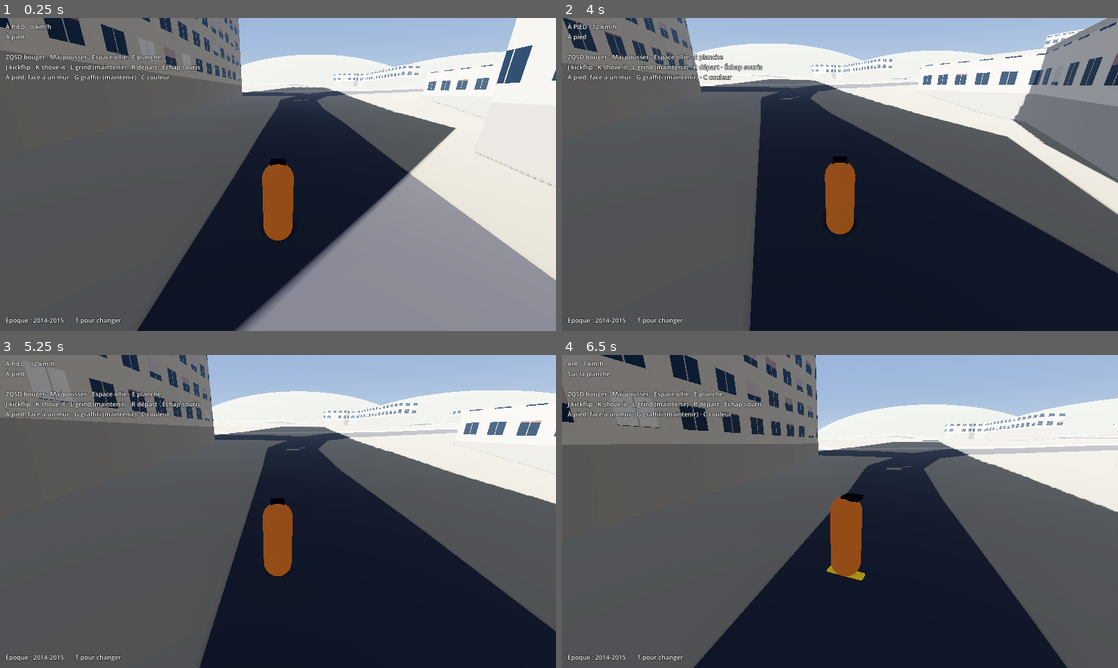
Above: before the commit, frames 1-4 (two rows, left to right).
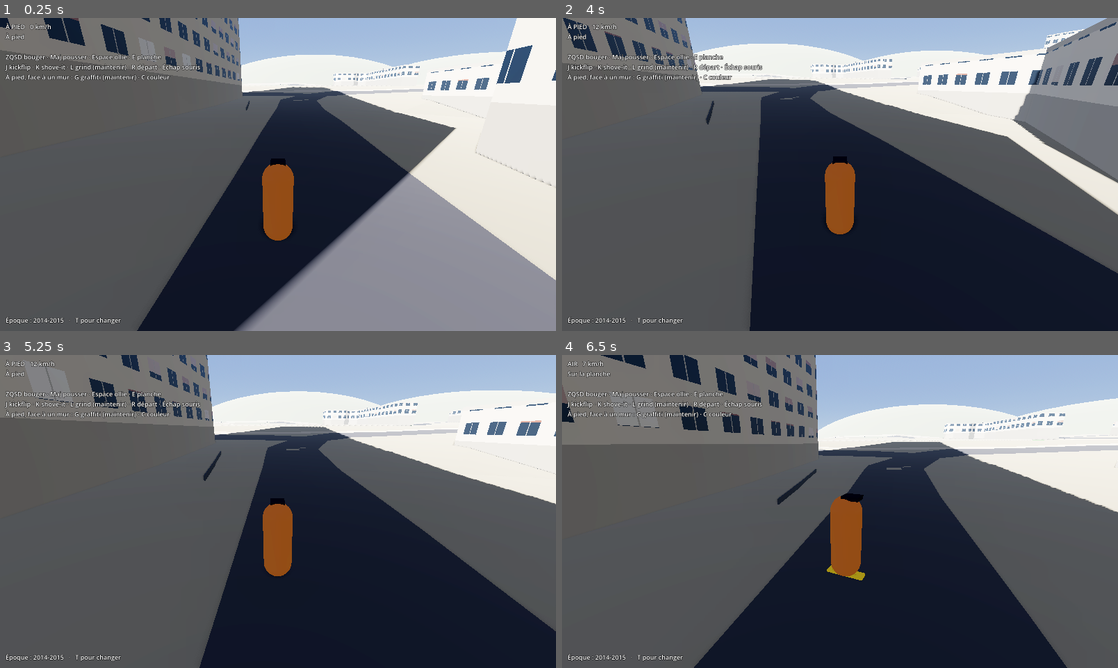
Above: after the commit, the same moments.

Repository: negoatapp-cyber/TRACE
Game: Godot game, scene res://scenes/lauriers.tscn
The game is run twice, just before and just after one commit, with the same random seed, the same clock (stepped at 60 frames per second) and the same inputs.
Inputs (mouse positions are in pixels of both pictures, inside the frame that each line leads up to):
- Up to frame 1 (0.25 s): no input
- Up to frame 2 (4 s): tap Enter at 0.5 s; move the mouse to (867, 174) at 0.52 s; hold L (grind) 0.53-1.28 s; hold W (move_forward) from 0.53 s (still down); click (867, 174) at 0.67 s; tap Space (jump) at 0.77, 1.52, 3.02, 3.77 s; move the mouse to (812, 174) at 1.27 s; tap G (graff) at 1.35 s; tap L (grind) at 1.55, 2.85 s; move the mouse to (851, 168) at 2.02 s; hold L (grind) 2.03-2.78 s; tap C (graff_color) at 2.1 s; move the mouse to (834, 180) at 2.77 s; click (834, 180) at 2.92 s; move the mouse to (878, 177) at 3.52 s; hold L (grind) from 3.53 s (still down); tap J (kickflip) at 3.6 s
- Up to frame 3 (5.25 s): keep holding W (move_forward); move the mouse to (233, 508) at 4.27 s; release L (grind) at 4.28 s; tap Shift (push) at 4.35 s; tap Space (jump) at 4.52 s; tap L (grind) at 4.55 s; move the mouse to (283, 511) at 5.02 s; hold L (grind) from 5.03 s (still down); tap K (shove_it) at 5.1 s; click (283, 511) at 5.17 s
- Up to frame 4 (6.5 s): move the mouse to (817, 505) at 5.77 s; release W (move_forward) at 5.78 s; release L (grind) at 5.78 s; hold D (move_right) from 5.78 s (still down); tap E (toggle_board) at 5.85 s; tap Space (jump) at 6.02 s; tap L (grind) at 6.05 s

The runs differ from the first frame. In frame 1, less than 0.1% of the frame differs, in the area x 44-65%, y 21-30%; in frame 2, less than 0.1%; in frame 3, less than 0.1%; in frame 4, 0.1%, in the area x 38-84%, y 27-48%.

Commit message:
Du jeu dans le décor réel : 16 rails et murets, mur du boulevard, charpentes bleues, halle
Co-Authored-By: Claude Fable 5.2 <noreply@anthropic.com>
Claude-Session: https://claude.ai/code/session_014E2dCjxvrNHpEzHYuDe4HQ

Diff:
--- a/scripts/quartier_reel.gd
+++ b/scripts/quartier_reel.gd
@@ -54,6 +54,7 @@
 	var voies := []
 	var murs := []
 	var zones := []
+	var divers := []
 	var f := FileAccess.open(RELEVE, FileAccess.READ)
 	while not f.eof_reached():
 		var l := f.get_line().strip_edges()
@@ -70,6 +71,7 @@
 			"M": murs.append(c)
 			"Z": zones.append(c)
 			"A": _lire_altitudes(c)
+			_: divers.append(c)
 	_rng.seed = 13013
 	_terrain()
 	for c in zones:
@@ -86,6 +88,12 @@
 		_mur(_pts(c[1]))
 	for c in batiments:
 		_batiment(c[1], float(c[2]), c[3], _pts(c[4]))
+	for c in divers:
+		match c[0]:
+			"G": _grindable(c[1], float(c[2]), _pts(c[3]))
+			"W": _mur_boulevard(_pts(c[1]))
+			"T": _treillis(float(c[1]), _pts(c[2]))
+			"H": _halle(_pts(c[1])[0], float(c[2]), float(c[3]))
 	_horizon()
 	_limites()
 	_etiquette()
@@ -498,6 +506,150 @@
 		add_child(body, true)
 
 
+## Découpe une ligne en tronçons courts posés sur le relief.
+func _troncons(pts: PackedVector2Array, pas: float) -> Array:
+	var out := []
+	for k in pts.size() - 1:
+		var n := maxi(1, int(ceil(pts[k].distance_to(pts[k + 1]) / pas)))
+		for t in n:
+			var a := pts[k].lerp(pts[k + 1], float(t) / n)
+			var b := pts[k].lerp(pts[k + 1], float(t + 1) / n)
+			out.append([Vector3(a.x, h(a.x, a.y), a.y), Vector3(b.x, h(b.x, b.y), b.y)])
+	return out
+
+
+## Rail (tube) ou muret (béton) à grinder, posé sur le sol.
+func _grindable(type: String, haut: float, pts: PackedVector2Array) -> void:
+	for t in _troncons(pts, 10.0):
+		var a: Vector3 = t[0]
+		var b: Vector3 = t[1]
+		var x := (b - a).normalized()
+		var z := x.cross(Vector3.UP).normalized()
+		var r := Rail.new()
+		r.length = a.distance_to(b)
+		r.height = haut
+		r.thickness = 0.07 if type == "rail" else 0.4
+		r.color = Color(0.35, 0.36, 0.38) if type == "rail" else Color(0.78, 0.76, 0.71)
+		r.transform = Transform3D(Basis(x, z.cross(x), z), a - Vector3(0, 0.05, 0))
+		r.name = "Rail" if type == "rail" else "Muret"
+		add_child(r, true)
+
+
+## Le mur du lycée côté boulevard : carrelage clair et deux bandes turquoise (état d'origine).
+func _mur_boulevard(pts: PackedVector2Array) -> void:
+	for t in _troncons(pts, 8.0):
+		var a: Vector3 = t[0]
+		var b: Vector3 = t[1]
+		var x := (b - a).normalized()
+		var z := x.cross(Vector3.UP).normalized()
+		var base := Basis(x, z.cross(x), z)
+		var long := a.distance_to(b) + 0.05
+		var milieu := (a + b) * 0.5
+		for couche in [[2.9, 0.30, 1.2, Color(0.90, 0.88, 0.83), true], [0.22, 0.36, 0.7, Color(0.16, 0.66, 0.64), false], [0.22, 0.36, 2.0, Color(0.16, 0.66, 0.64), false]]:
+			var n: Node3D = StaticBody3D.new() if couche[4] else Node3D.new()
+			if couche[4]:
+				var cs := CollisionShape3D.new()
+				var sh := BoxShape3D.new()
+				sh.size = Vector3(long, couche[0], couche[1])
+				cs.shape = sh
+				n.add_child(cs)
+			var mi := MeshInstance3D.new()
+			var bm := BoxMesh.new()
+			bm.size = Vector3(long, couche[0], couche[1])
+			mi.mesh = bm
+			mi.material_override = _mat(couche[3])
+			n.add_child(mi)
+			n.name = "MurBoulevard"
+			n.transform = Transform3D(base, milieu + Vector3(0, couche[2], 0))
+			add_child(n, true)
+
+
+func _tube(a: Vector3, b: Vector3, rayon: float, m: Material) -> void:
+	var d := b - a
+	if d.length() < 0.01:
+		return
+	var mi := MeshInstance3D.new()
+	var c := CylinderMesh.new()
+	c.top_radius = rayon
+	c.bottom_radius = rayon
+	c.height = d.length()
+	c.radial_segments = 6
+	c.rings = 1
+	mi.mesh = c
+	mi.material_override = m
+	var y := d.normalized()
+	var ref := Vector3.RIGHT if absf(y.dot(Vector3.RIGHT)) < 0.9 else Vector3.FORWARD
+	var z := y.cross(ref).normalized()
+	mi.transform = Transform3D(Basis(y.cross(z), y, z), (a + b) * 0.5)
+	mi.name = "Tube"
+	add_child(mi, true)
+
+
+## Charpente bleue en treillis au-dessus des toits du lycée.
+func _treillis(au_dessus: float, pts: PackedVector2Array) -> void:
+	var bleu := _mat(Color(0.42, 0.70, 0.90))
+	var y0 := h(pts[0].x, pts[0].y) + au_dessus + 1.0
+	var up := Vector3(0, 3.2, 0)
+	for k in pts.size() - 1:
+		var a := Vector3(pts[k].x, y0, pts[k].y)
+		var b := Vector3(pts[k + 1].x, y0, pts[k + 1].y)
+		var n := maxi(2, int(a.distance_to(b) / 6.0))
+		_tube(a, b, 0.14, bleu)
+		_tube(a + up, b + up, 0.14, bleu)
+		for i in n + 1:
+			var p := a.lerp(b, float(i) / n)
+			_tube(p, p + up, 0.09, bleu)
+			if i < n:
+				var q := a.lerp(b, float(i + 1) / n)
+				if i % 2 == 0:
+					_tube(p, q + up, 0.08, bleu)
+				else:
+					_tube(p + up, q, 0.08, bleu)
+			if i % 3 == 0:
+				_tube(p - Vector3(0, 4.0, 0), p, 0.16, bleu)
+
+
+## La halle vitrée en arc de l'entrée.
+func _halle(centre: Vector2, rayon: float, angle_deg: float) -> void:
+	var y := h(centre.x, centre.y)
+	var base := Basis(Vector3.UP, deg_to_rad(angle_deg))
+	var verre := StandardMaterial3D.new()
+	verre.albedo_color = Color(0.45, 0.68, 0.80, 0.55)
+	verre.transparency = BaseMaterial3D.TRANSPARENCY_ALPHA
+	verre.metallic = 0.3
+	verre.roughness = 0.08
+	verre.cull_mode = BaseMaterial3D.CULL_DISABLED
+	var mi := MeshInstance3D.new()
+	var cyl := CylinderMesh.new()
+	cyl.top_radius = rayon
+	cyl.bottom_radius = rayon
+	cyl.height = rayon * 1.8
+	cyl.radial_segments = 40
+	mi.mesh = cyl
+	mi.material_override = verre
+	mi.transform = Transform3D(base * Basis(Vector3.RIGHT, PI * 0.5), Vector3(centre.x, y, centre.y))
+	mi.name = "HalleVitree"
+	add_child(mi, true)
+	var bleu := _mat(Color(0.42, 0.70, 0.90))
+	for i in 5:
+		var dz := (i - 2) * rayon * 0.42
+		for k in 14:
+			var a0 := PI * float(k) / 14.0
+			var a1 := PI * float(k + 1) / 14.0
+			var p0 := Vector3(centre.x, y, centre.y) + base * Vector3(cos(a0) * (rayon + 0.1), sin(a0) * (rayon + 0.1), dz)
+			var p1 := Vector3(centre.x, y, centre.y) + base * Vector3(cos(a1) * (rayon + 0.1), sin(a1) * (rayon + 0.1), dz)
+			_tube(p0, p1, 0.14, bleu)
+	var corps := StaticBody3D.new()
+	var cs := CollisionShape3D.new()
+	var sh := BoxShape3D.new()
+	sh.size = Vector3(rayon * 1.9, rayon * 1.6, rayon * 1.8)
+	cs.shape = sh
+	corps.add_child(cs)
+	corps.transform = Transform3D(base, Vector3(centre.x, y + rayon * 0.5, centre.y))
+	corps.name = "HalleCollision"
+	add_child(corps, true)
+
+
 func _horizon() -> void:
 	# Collines sèches au nord-est, comme vues depuis le quartier.
 	for c in [[520.0, -620.0, 300.0], [150.0, -780.0, 340.0], [-380.0, -700.0, 300.0], [760.0, -200.0, 280.0]]:
Not shown, changed: data/quartier_reel.txt
